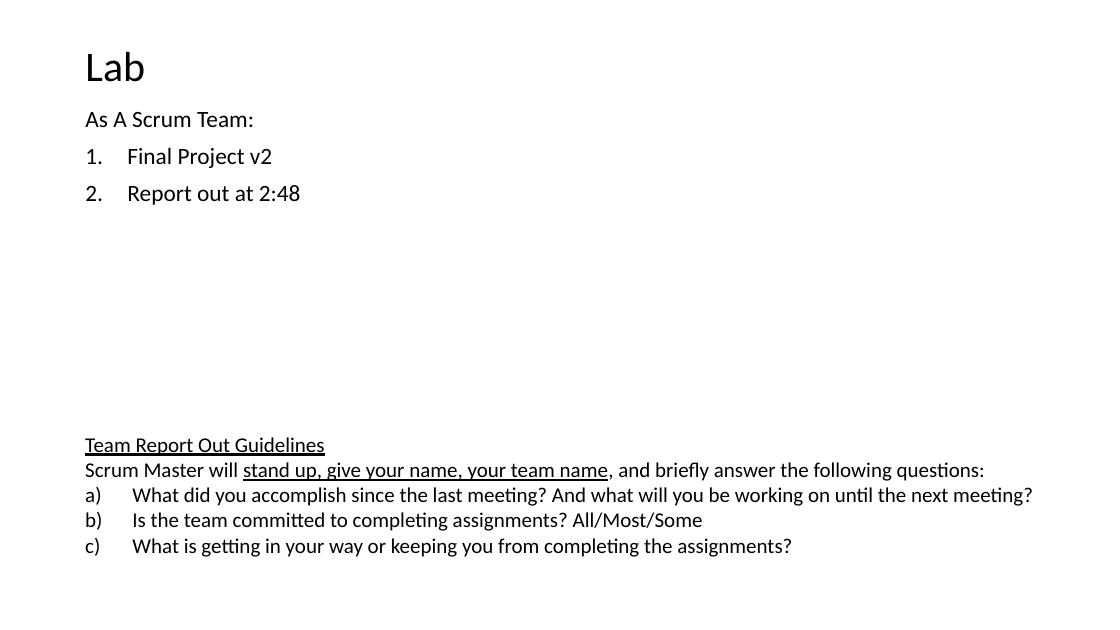
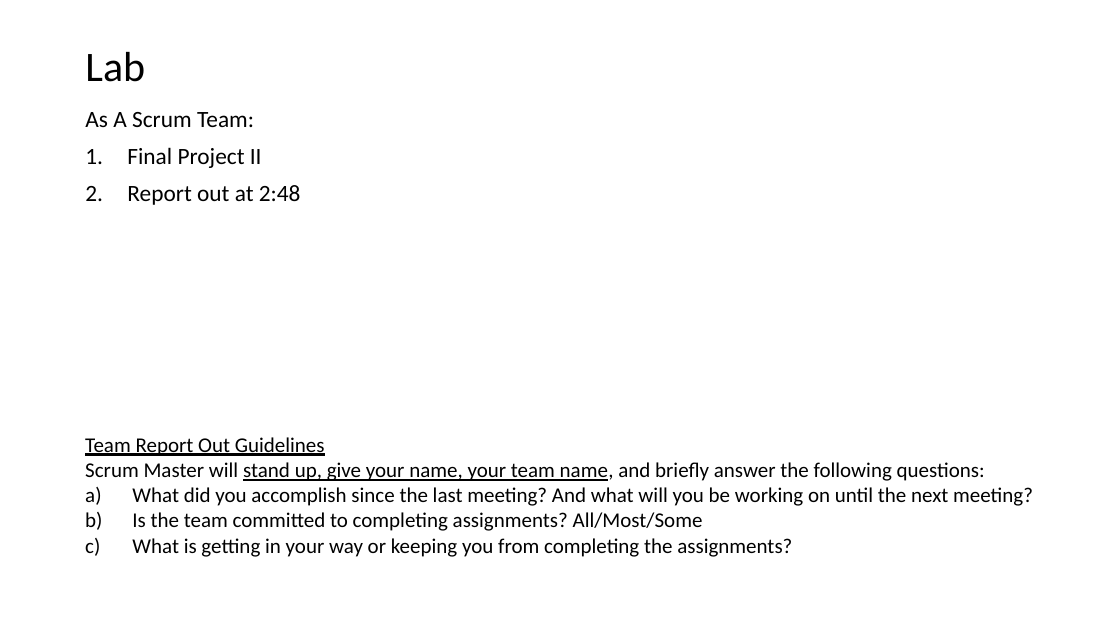
Before and after one commit to EricJPogue/CPSC-24500, a slide deck: slide 10 of lecture-slides/2019-12-02-oop.pptx. Drawn at 1120x630 pixels with LibreOffice and Linux fonts; fonts in the diff are those of the drawing. Boxes give left, top, right and bottom in pixels: in the first picture for what was removed or moved away, otherwise in the second. Text is boxed around its words. In the diff, an @@ line names an element or a change of style, - is before the commit and + after.

```diff
--- a/lecture-slides/2019-12-02-oop.pptx
+++ b/lecture-slides/2019-12-02-oop.pptx
@@ text at bbox=[127, 147, 262, 168]: text changed @@
-1. Final Project v2
+1. Final Project II
```
Also in this commit, not shown: 3 other slides changed, 1 other file.
